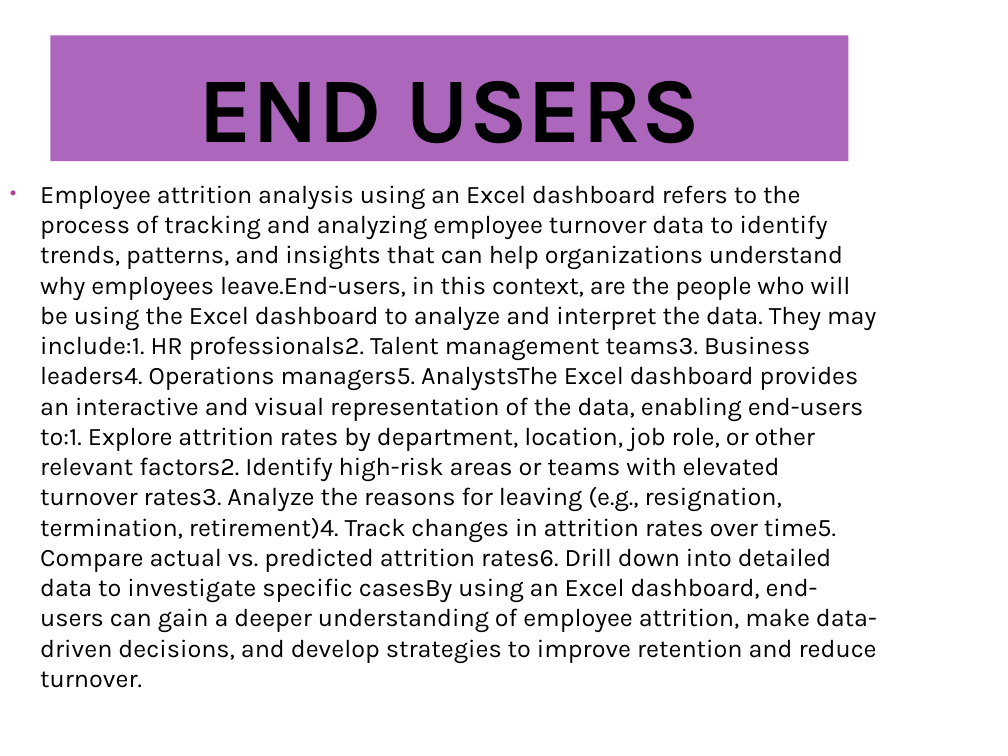
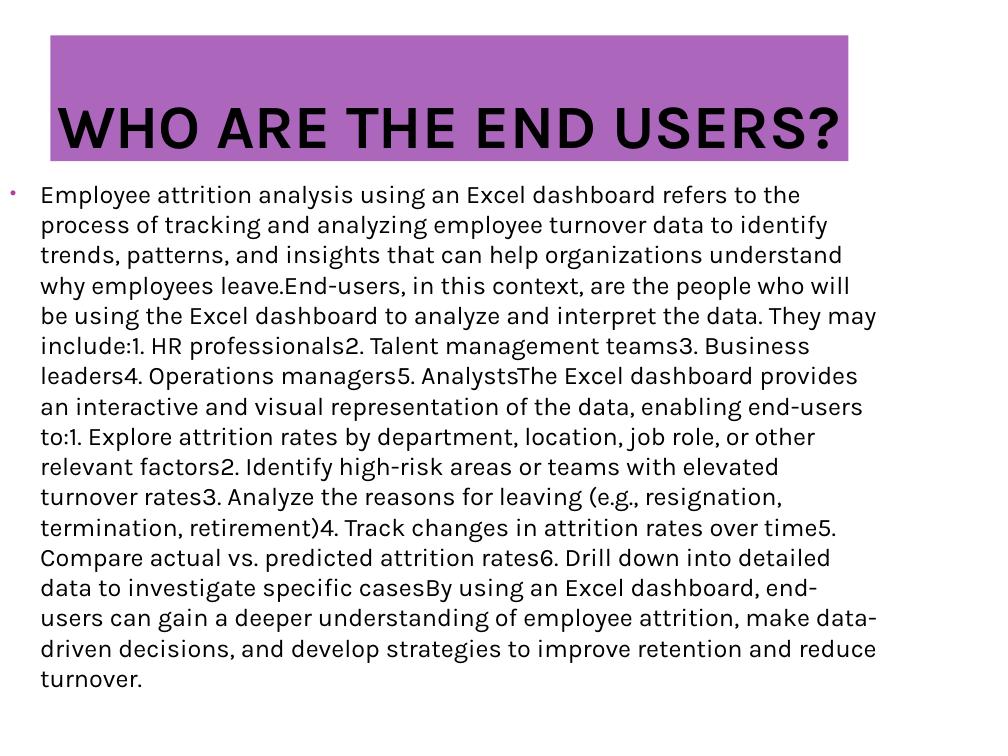
Before and after one commit to dharani181510/dharani181510, a slide deck: slide 6 of EMPLOYEE DATA ANALYSIS USING EXCEL.pptx. Drawn at 1008x756 pixels with LibreOffice and Linux fonts; fonts in the diff are those of the drawing; background and template pictures are left out. Boxes give left, top, right and bottom in pixels: in the first picture for what was removed or moved away, otherwise in the second. Text is boxed around its words. In the diff, an @@ line names an element or a change of style, - is before the commit and + after.

```diff
--- a/EMPLOYEE DATA ANALYSIS USING EXCEL.pptx
+++ b/EMPLOYEE DATA ANALYSIS USING EXCEL.pptx
@@ title at <box>57,107,841,163</box>: text changed; size 66 to 44 pt @@
-END USERS
+WHO ARE THE END USERS?
```
Also in this commit, not shown: 3 other slides changed.
